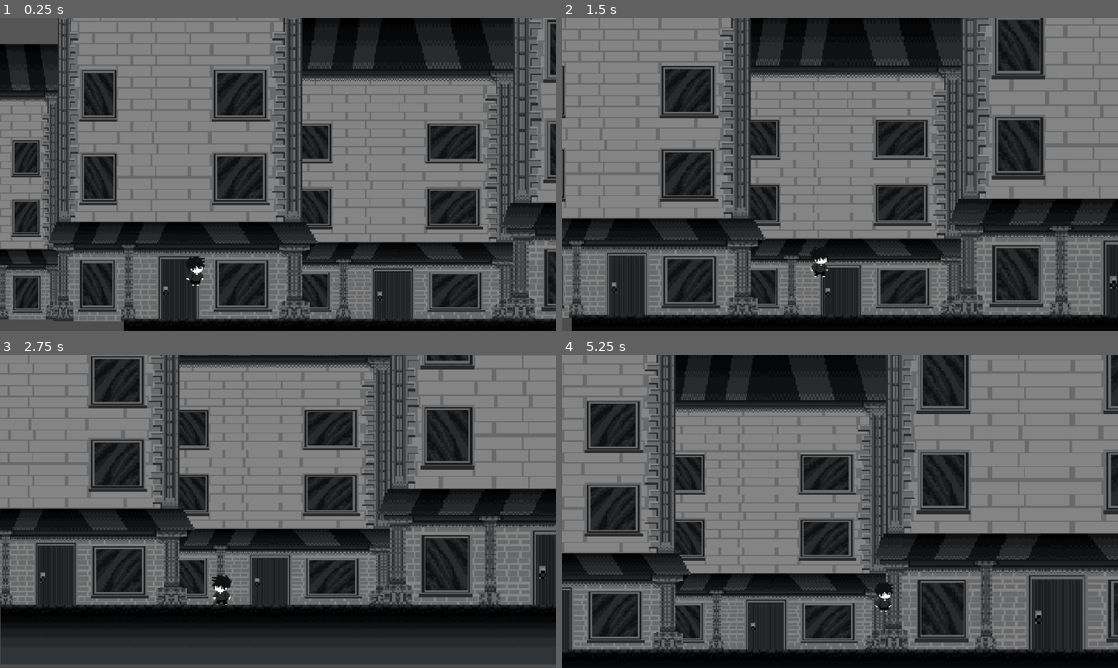
Above: before the commit, frames 1-4 (two rows, left to right).
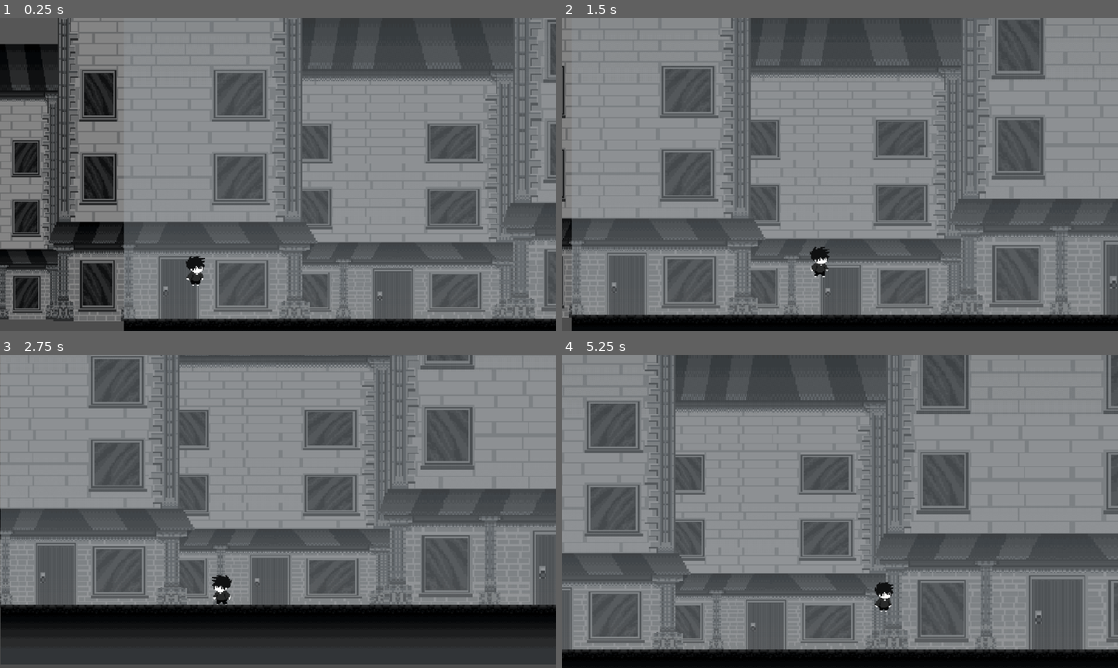
Above: after the commit, the same moments.

Repository: PedroYung/Game-Linas
Game: Godot game, scene res://scenes/jogo_cena1.tscn
Same seed, same stepped clock (60 frames per second), same inputs: the game is played once before the commit and once after it.
Inputs:
- Up to frame 1 (0.25 s): no input
- Up to frame 2 (1.5 s): hold D (MV_Direita) from 0.53 s (still down); tap Space (MV_Jump) at 0.77 s
- Up to frame 3 (2.75 s): tap Space (MV_Jump) at 1.52 s; release D (MV_Direita) at 2.03 s; hold A (MV_Esquerda) from 2.03 s (still down)
- Up to frame 4 (5.25 s): release A (MV_Esquerda) at 2.78 s; hold D (MV_Direita) 2.78-4.28 s; tap Space (MV_Jump) at 3.02, 3.77, 4.52 s; hold A (MV_Esquerda) 4.28-5.03 s; hold D (MV_Direita) from 5.03 s (still down)

The runs differ from the first frame. In frame 1, 41% of the frame differs, in the area x 22-100%, y 0-97%; in frame 2, 50%; in frame 3, 43%; in frame 4, 51%, in the area x 0-100%, y 0-94%.

Commit message:
Deco itens

Diff:
--- a/scenes/jogo_cena1.tscn
+++ b/scenes/jogo_cena1.tscn
@@ -1,6 +1,5 @@
-[gd_scene load_steps=12 format=3 uid="uid://c8gntawyyw67x"]
+[gd_scene load_steps=11 format=3 uid="uid://c8gntawyyw67x"]
 
-[ext_resource type="Texture2D" uid="uid://3sia764ncwpn" path="res://sprites/fog.png" id="1_4vi7d"]
 [ext_resource type="PackedScene" uid="uid://d3d6i3kwoeh5h" path="res://scenes/player.tscn" id="1_smnso"]
 [ext_resource type="Texture2D" uid="uid://cucm8posjtl4j" path="res://sprites/fog_overlay.png" id="1_y06ho"]
 [ext_resource type="Texture2D" uid="uid://sebkwl1s8bad" path="res://sprites/Concrete_Floor.png" id="2_ej7or"]
@@ -29,14 +28,6 @@
 
 [node name="ParallaxBackground2" type="ParallaxBackground" parent="."]
 
-[node name="fog_overlay" type="ParallaxLayer" parent="ParallaxBackground2"]
-position = Vector2(-3, 19)
-
-[node name="Texture" type="Sprite2D" parent="ParallaxBackground2/fog_overlay"]
-z_index = 3
-position = Vector2(543, 421)
-texture = ExtResource("1_y06ho")
-
 [node name="Player" parent="." instance=ExtResource("1_smnso")]
 position = Vector2(78, 656)
 collision_mask = 3
@@ -49,6 +40,14 @@
 layer_1/name = "Layer1"
 
 [node name="ParallaxBackground" type="ParallaxBackground" parent="."]
+
+[node name="fog_overlay" type="ParallaxLayer" parent="ParallaxBackground"]
+position = Vector2(-3, 19)
+
+[node name="Texture" type="Sprite2D" parent="ParallaxBackground/fog_overlay"]
+z_index = 5
+position = Vector2(543, 421)
+texture = ExtResource("1_y06ho")
 
 [node name="sky" type="ParallaxLayer" parent="ParallaxBackground"]
 
@@ -63,29 +62,26 @@
 [node name="clouds_2" type="ParallaxLayer" parent="ParallaxBackground"]
 
 [node name="Texture" type="Sprite2D" parent="ParallaxBackground/clouds_2"]
+z_index = 1
 
 [node name="city_3" type="ParallaxLayer" parent="ParallaxBackground"]
 
 [node name="Texture" type="Sprite2D" parent="ParallaxBackground/city_3"]
+z_index = 1
 position = Vector2(568, 423)
 texture = ExtResource("5_vfmcs")
 
 [node name="city_2" type="ParallaxLayer" parent="ParallaxBackground"]
 
 [node name="Texture" type="Sprite2D" parent="ParallaxBackground/city_2"]
+z_index = 2
 position = Vector2(721, 293)
 texture = ExtResource("6_m1d0m")
-
-[node name="fog" type="ParallaxLayer" parent="ParallaxBackground"]
-
-[node name="Texture" type="Sprite2D" parent="ParallaxBackground/fog"]
-position = Vector2(540, 368)
-scale = Vector2(1, 1.2)
-texture = ExtResource("1_4vi7d")
 
 [node name="city_1" type="ParallaxLayer" parent="ParallaxBackground"]
 
 [node name="Texture" type="Sprite2D" parent="ParallaxBackground/city_1"]
+z_index = 2
 position = Vector2(781, 261)
 texture = ExtResource("8_of8a6")
 
Binary file added: sprites/Decorations.png
Not shown, added: sprites/Decorations.png.import
Binary file added: sprites/Lever.png
Not shown, added: sprites/Lever.png.import
Binary file added: sprites/postes de luz - Copia.png
Not shown, added: sprites/postes de luz - Copia.png.import
Binary file added: sprites/postes de luz.png
Not shown, added: sprites/postes de luz.png.import
Binary file added: sprites/prevew game.png
Not shown, added: sprites/prevew game.png.import
